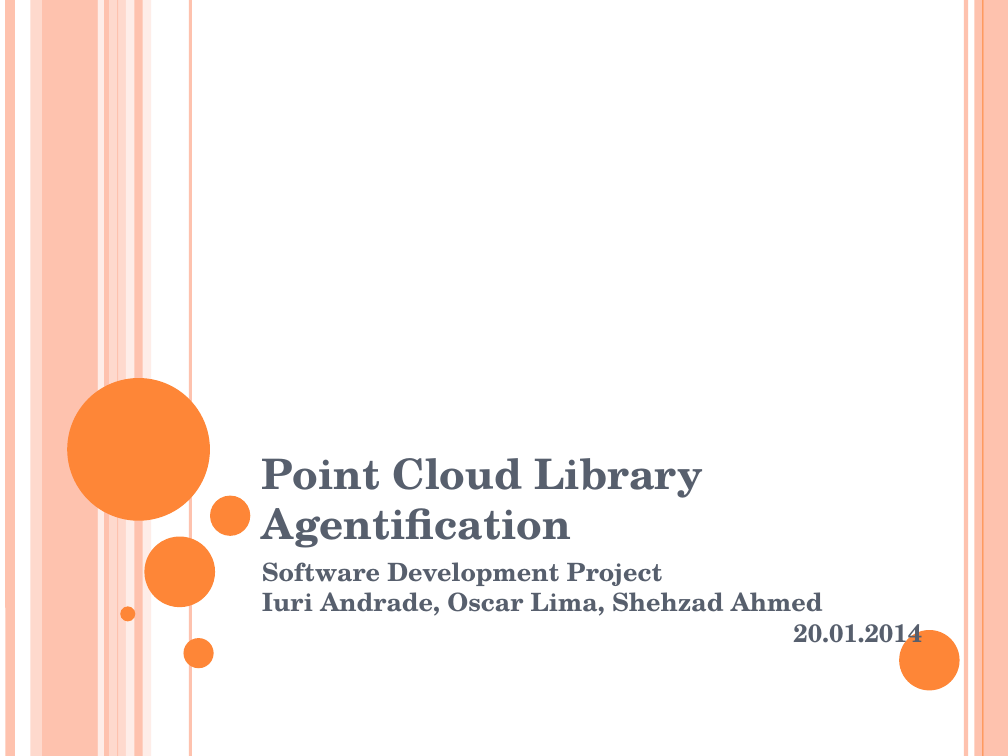
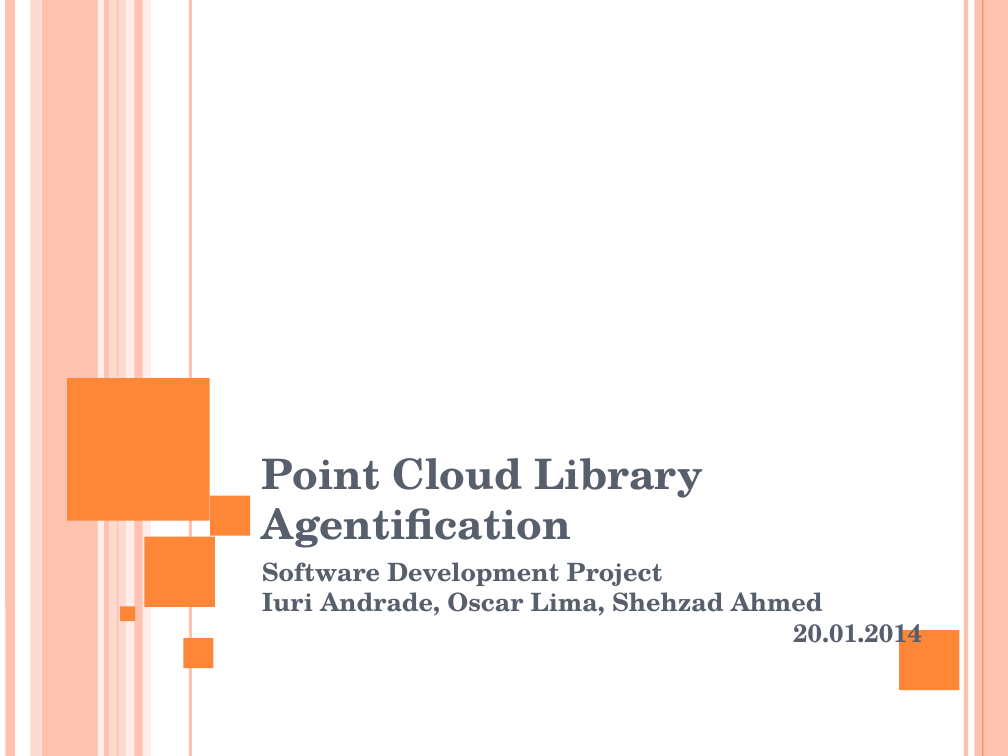
Before and after one commit to oscar-lima/sdp_ws2013_pcl, a slide deck: slide 1 of doc/apcl_presentation.pptx. Drawn at 1008x756 pixels with LibreOffice and Linux fonts; fonts in the diff are those of the drawing. Boxes give left, top, right and bottom in pixels: in the first picture for what was removed or moved away, otherwise in the second. Text is boxed around its words. In the diff, an @@ line names an element or a change of style, - is before the commit and + after.

```diff
--- a/doc/apcl_presentation.pptx
+++ b/doc/apcl_presentation.pptx
@@ ellipse to rectangle in 6 elements at <box>899,630,960,690</box>, <box>144,536,215,607</box>, <box>120,607,135,622</box>, <box>183,638,214,668</box>, <box>210,496,250,536</box>, <box>68,378,210,520</box> @@
```
Also in this commit, not shown: 9 other slides changed, 2 other files.
